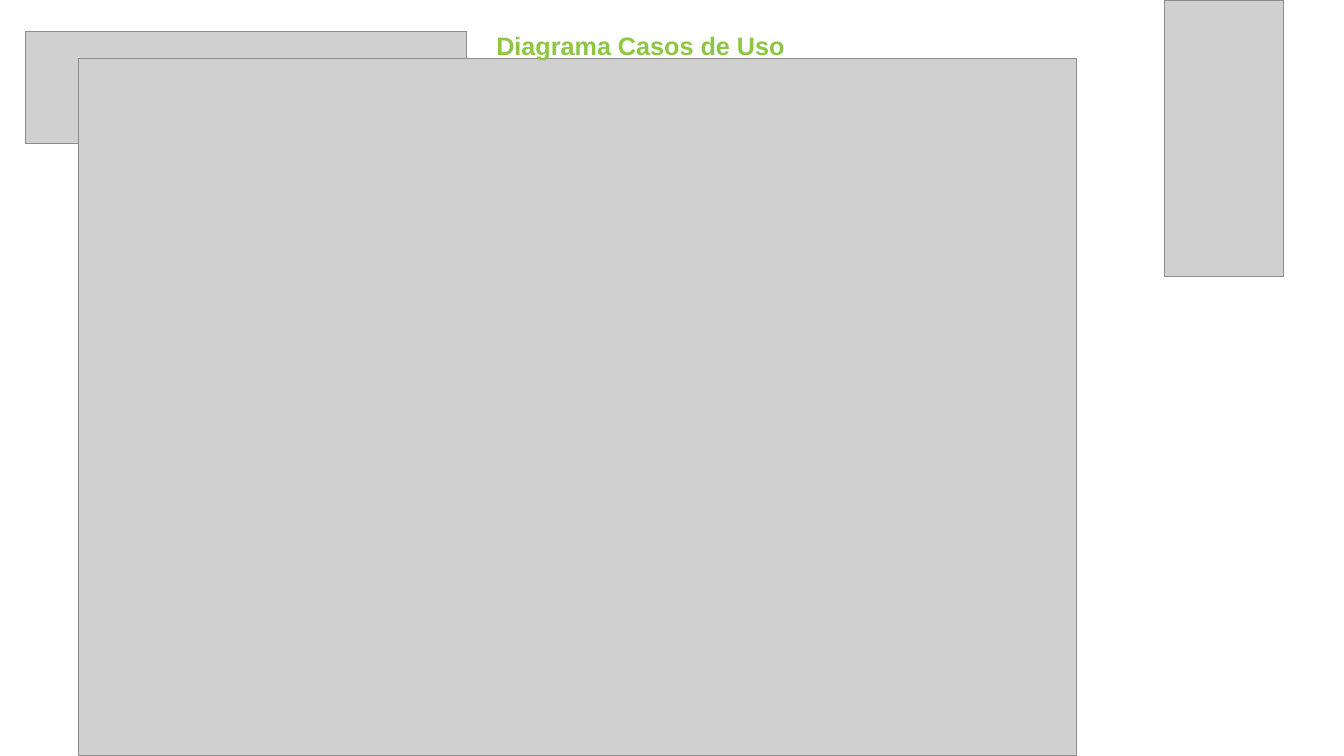
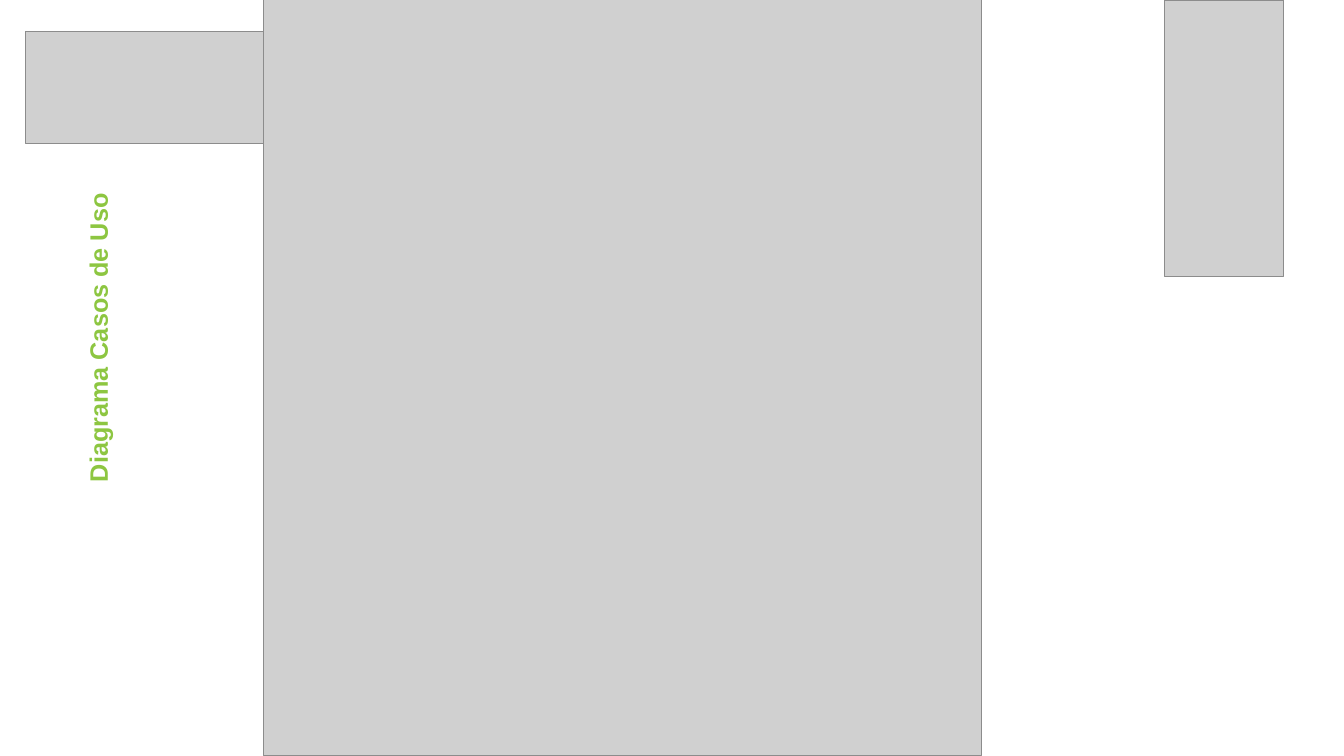
Before and after one commit to fabioportovasques/projeto-sus, a slide deck: slide 3 of segunda entrega/segunda entrega.pptx. Drawn at 1344x756 pixels with LibreOffice and Linux fonts; fonts in the diff are those of the drawing; grey boxes stand for pictures. Boxes give left, top, right and bottom in pixels: in the first picture for what was removed or moved away, otherwise in the second. Text is boxed around its words. In the diff, an @@ line names an element or a change of style, - is before the commit and + after.

Commit message:
casos usos mudei

```diff
--- a/segunda entrega/segunda entrega.pptx
+++ b/segunda entrega/segunda entrega.pptx
@@ text "Diagrama Casos de Uso": place and size @@
-text "Diagrama Casos de Uso" at (496, 37, 785, 61)
+text "Diagrama Casos de Uso" at (85, 198, 113, 479)
@@ text "Diagrama Casos de Uso" at (85, 198, 113, 479): rotation 0 to 270 degrees @@
@@ picture: place and size @@
-picture at (78, 58, 1076, 756)
+picture at (263, 0, 981, 756)
```
